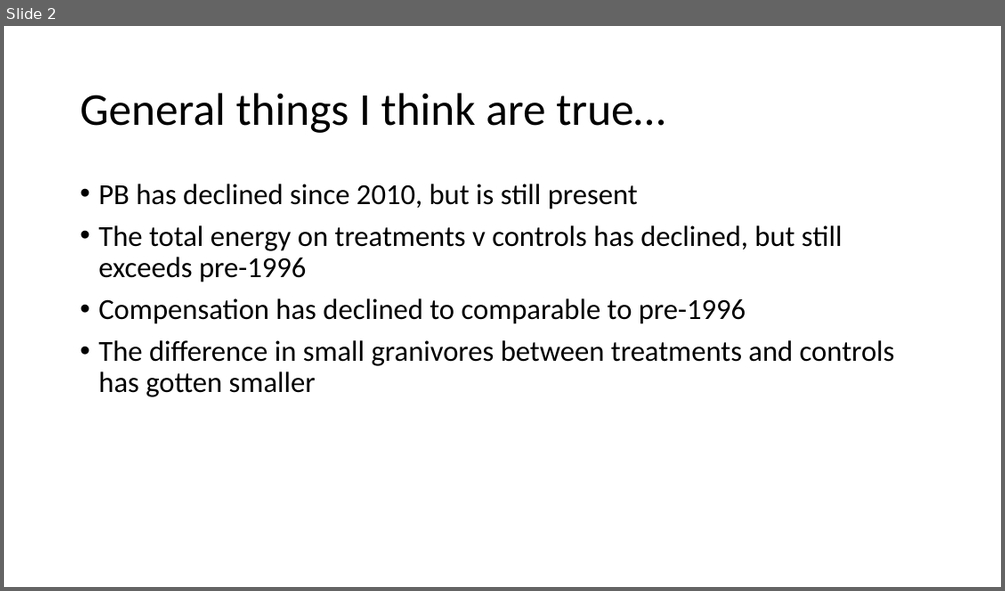
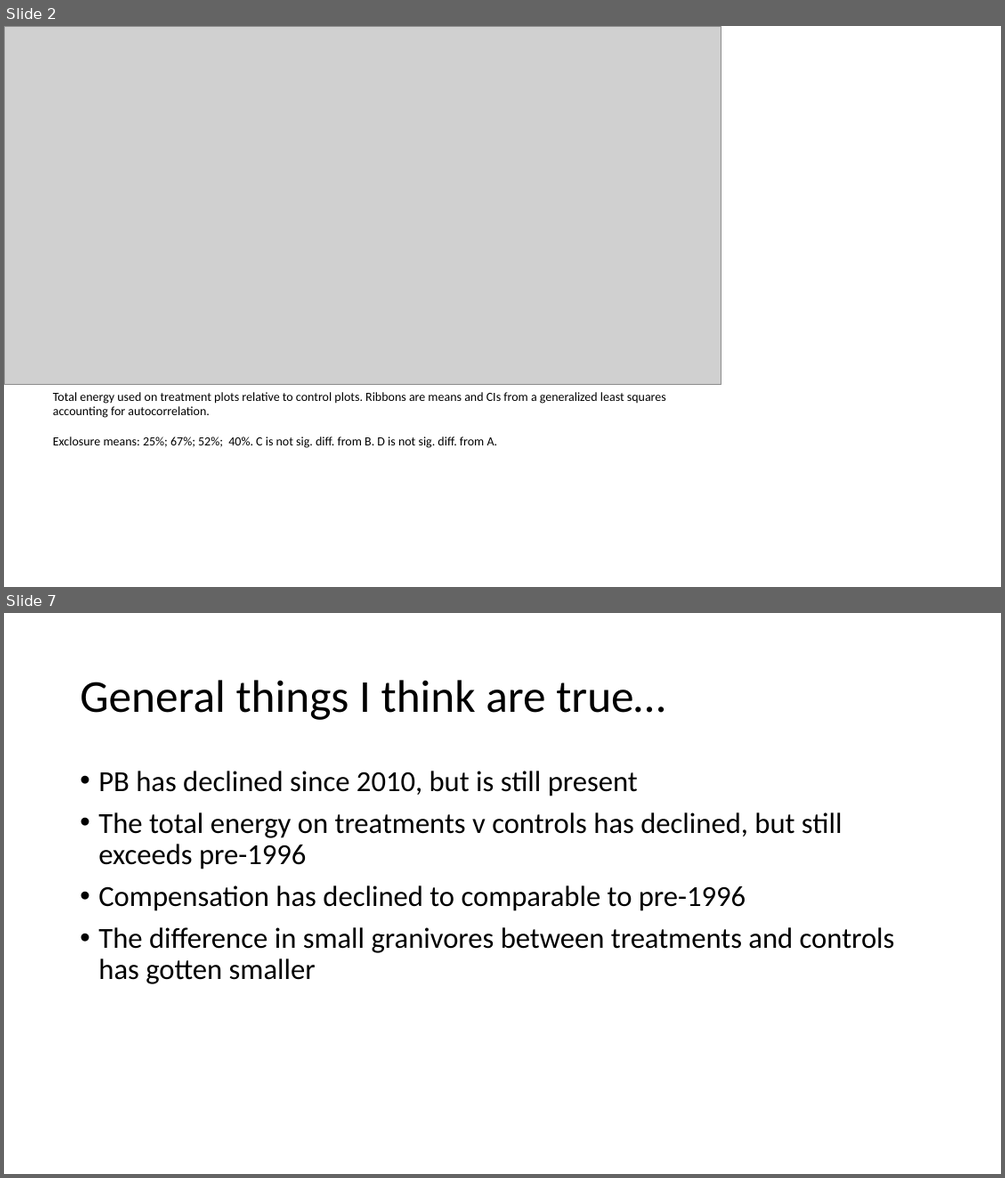
Before and after one commit to diazrenata/squareone, a slide deck: reports/constellatin.pptx. Shown one above the other, each under a label of ours: slide 2 before the commit, slides 2 and 7 after it; the slides between them are not shown. The pictures are 1005x591 and 1005x1178 pixels, drawn with LibreOffice and Linux fonts; fonts in the diff are those of the drawing; grey boxes stand for pictures. Boxes give left, top, right and bottom in pixels: in the first picture for what was removed or moved away, otherwise in the second. Text is boxed around its words. In the diff, an @@ line names an element or a change of style, - is before the commit and + after.

```diff
--- a/reports/constellatin.pptx
+++ b/reports/constellatin.pptx
@@ slide 2 added at (4, 26, 1001, 587), background #FFFFFF @@
@@ picture added at (4, 26, 721, 385) @@
@@ text added at (53, 392, 666, 448), 12 pt, text #000000 @@
+Total energy used on treatment plots relative to control plots. Ribbons are means and CIs from a generalized least squares accounting for autocorrelation.
+Exclosure means: 25%; 67%; 52%; 40%. C is not sig. diff. from B. D is not sig. diff. from A.
@@ what was slide 2 is now slide 7 @@
```
Also in this commit, not shown: 1 slide changed, 2 other slides added, 30 other files.
